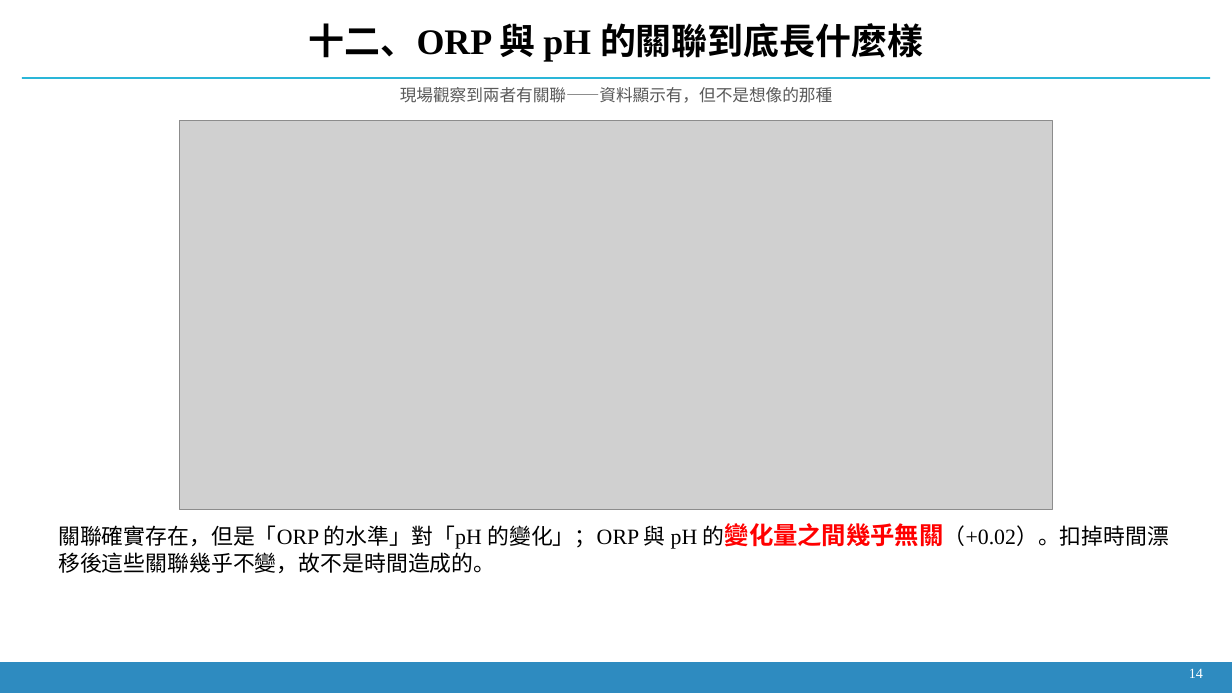
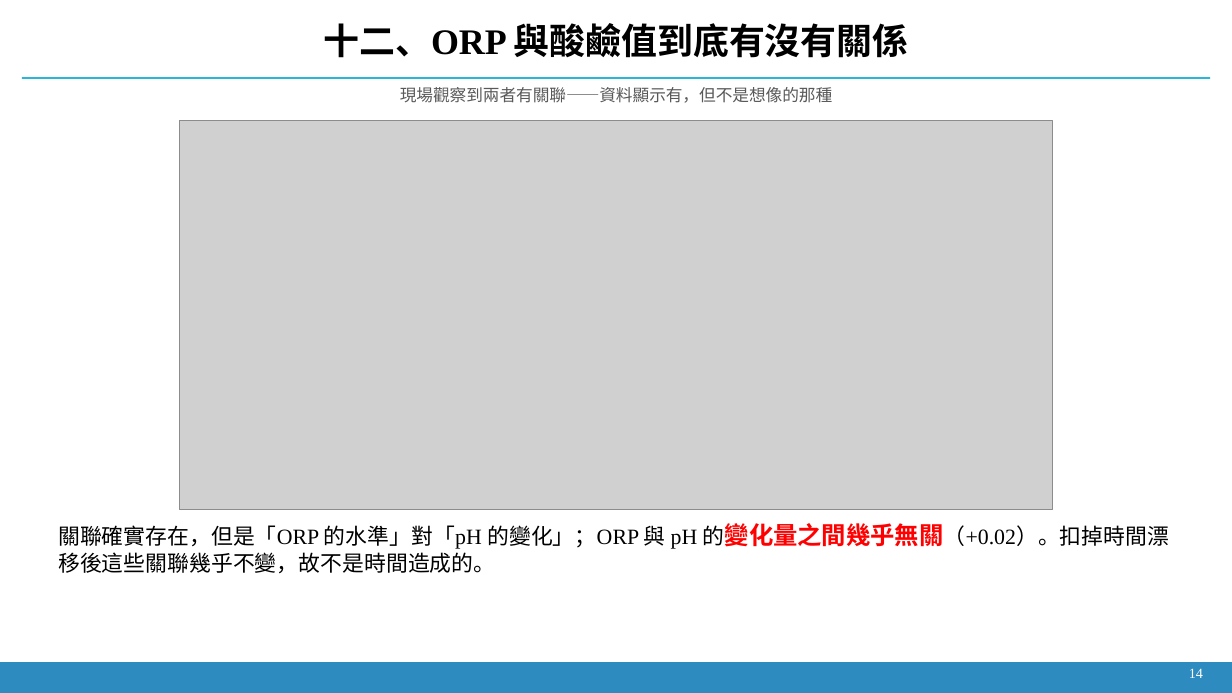
Before and after one commit to Yutou0601/Bioreactor-Edge-AI, a slide deck: slide 13 of docs/decks/簡報_2026-09-21_氫氣流失與壓降歸因.pptx. Drawn at 1232x693 pixels with LibreOffice and Linux fonts; fonts in the diff are those of the drawing; grey boxes stand for pictures. Boxes give left, top, right and bottom in pixels: in the first picture for what was removed or moved away, otherwise in the second. Text is boxed around its words. In the diff, an @@ line names an element or a change of style, - is before the commit and + after.

```diff
--- a/docs/decks/簡報_2026-09-21_氫氣流失與壓降歸因.pptx
+++ b/docs/decks/簡報_2026-09-21_氫氣流失與壓降歸因.pptx
@@ text at <box>323,23,909,58</box>: text changed @@
-十二、ORP 與 pH 的關聯到底長什麼樣
+十二、ORP 與酸鹼值到底有沒有關係
```
Also in this commit, not shown: 9 other slides changed, 4 other files.
